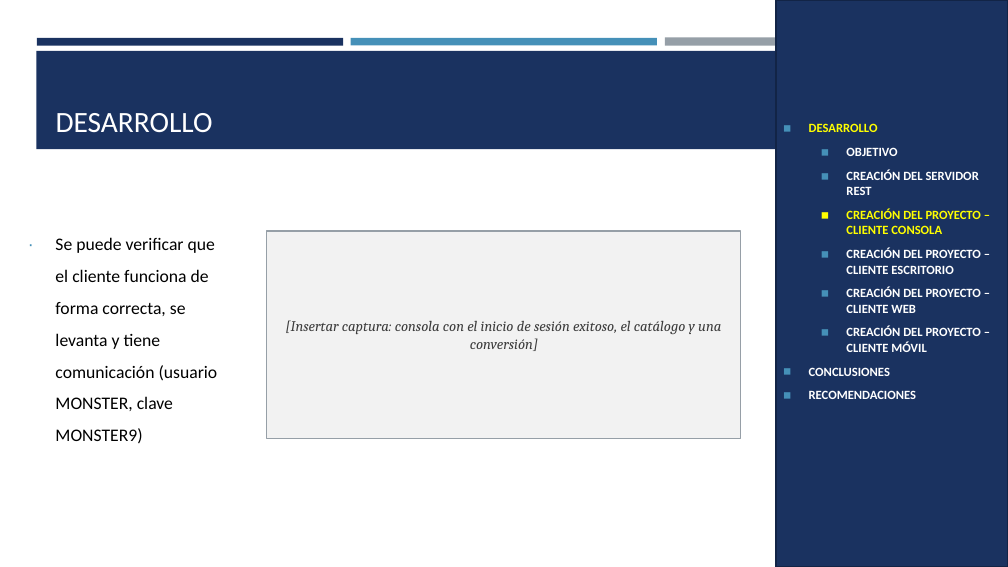
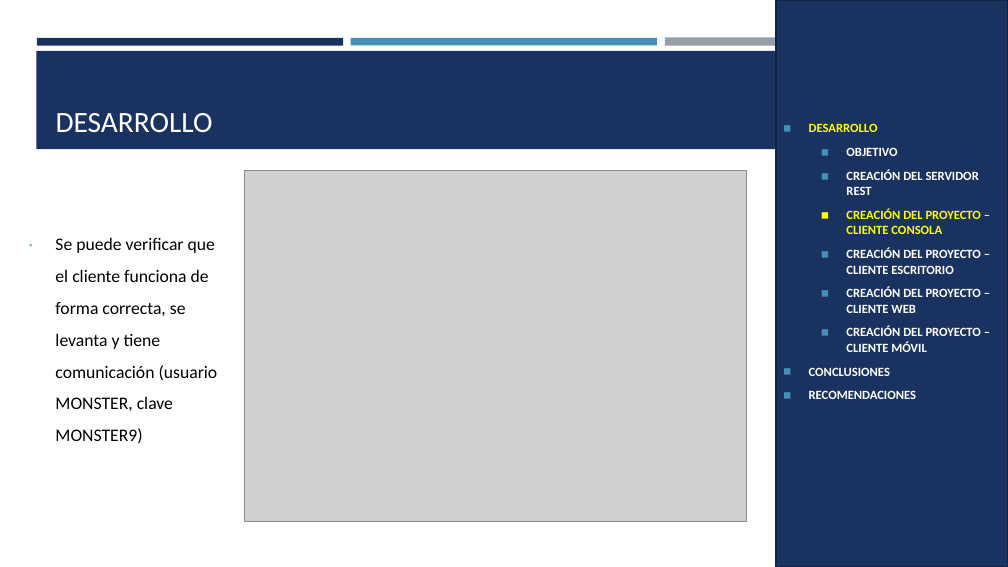
Before and after one commit to Teo344/Arquitectura_GRUPO03, a slide deck: slide 27 of TI.1.4. PAO202651_RESTFUL_DOTNET_SINBDD_NRC36884_GR03/05. DOCUMENTACION/PRESENTACION TI.1.4. RESTFUL sin BDD en DOTNET GR03.pptx. Drawn at 1008x567 pixels with LibreOffice and Linux fonts; fonts in the diff are those of the drawing; grey boxes stand for pictures. Boxes give left, top, right and bottom in pixels: in the first picture for what was removed or moved away, otherwise in the second. Text is boxed around its words. In the diff, an @@ line names an element or a change of style, - is before the commit and + after.

```diff
--- a/TI.1.4. PAO202651_RESTFUL_DOTNET_SINBDD_NRC36884_GR03/05. DOCUMENTACION/PRESENTACION TI.1.4. RESTFUL sin BDD en DOTNET GR03.pptx
+++ b/TI.1.4. PAO202651_RESTFUL_DOTNET_SINBDD_NRC36884_GR03/05. DOCUMENTACION/PRESENTACION TI.1.4. RESTFUL sin BDD en DOTNET GR03.pptx
@@ picture added at [244,171,746,522] @@
@@ rectangle removed at [267,231,741,439] @@
-[Insertar captura: consola con el inicio de sesión exitoso, el catálogo y una conversión]
```
Also in this commit, not shown: 25 other slides changed, 3 slides removed, 1 other file.
